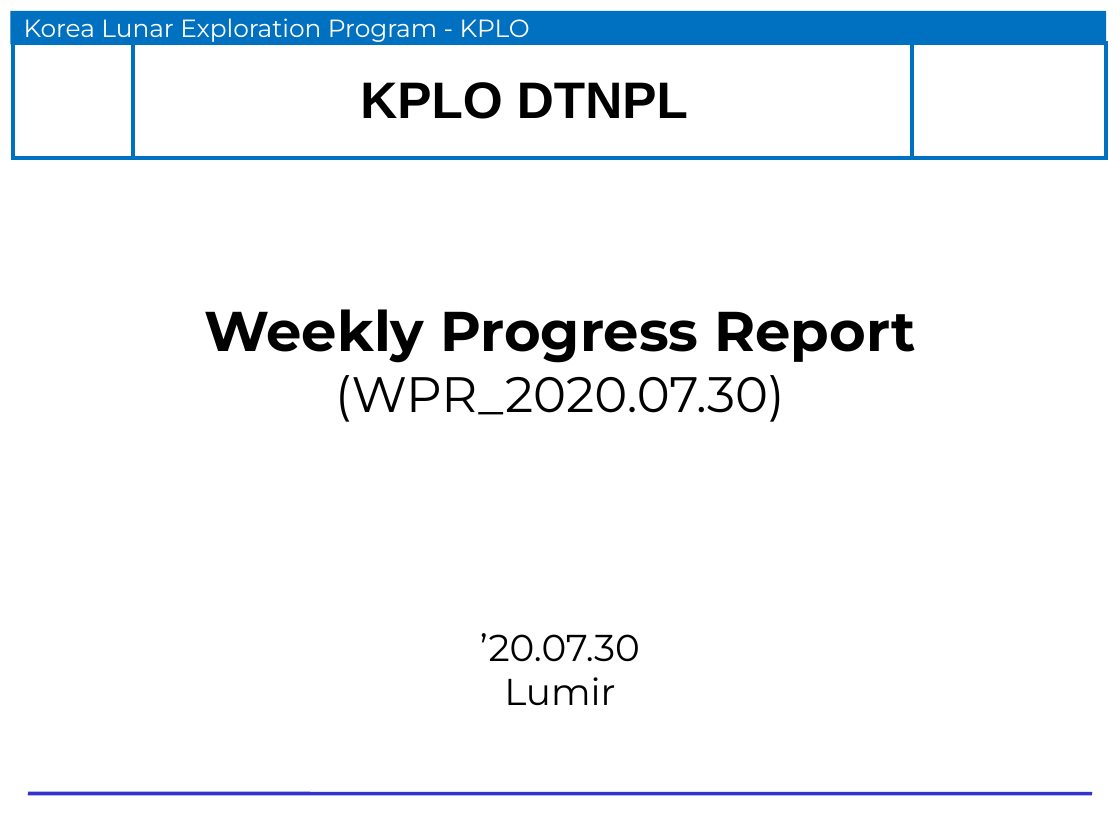
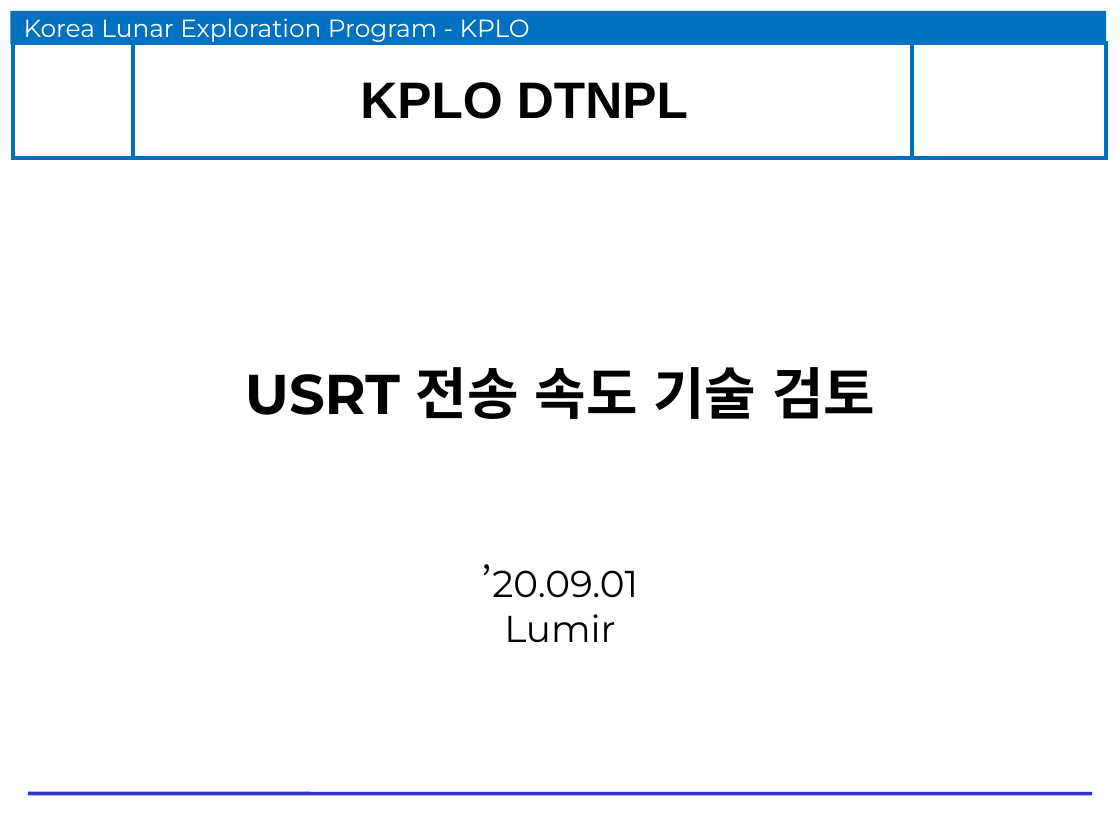
Before and after one commit to ds1hvh/Dev-Docu, a slide deck: slide 1 of 1. Project/DTNPL/Weekly Report/DTN_SBC-USRT-속도 변경의 건.pptx. Drawn at 1120x840 pixels with LibreOffice and Linux fonts; fonts in the diff are those of the drawing; background and template pictures are left out. Boxes give left, top, right and bottom in pixels: in the first picture for what was removed or moved away, otherwise in the second. Text is boxed around its words. In the diff, an @@ line names an element or a change of style, - is before the commit and + after.

Commit message:
200902 - Home
TRS28 / USRT 속도 변경의 건 문서 업데이트

```diff
--- a/1. Project/DTNPL/Weekly Report/DTN_SBC-USRT-속도 변경의 건.pptx
+++ b/1. Project/DTNPL/Weekly Report/DTN_SBC-USRT-속도 변경의 건.pptx
@@ title at [245, 367, 875, 643]: text changed; size 36 to 24 pt @@
-Weekly Progress Report (WPR_2020.07.30)
-’20.07.30
-Lumir
+USRT 전송 속도 기술 검토
+’20.09.01
+Lumir
```
Also in this commit, not shown: 2 other slides changed, 2 slides added, 2 slides removed, 1 other file.
